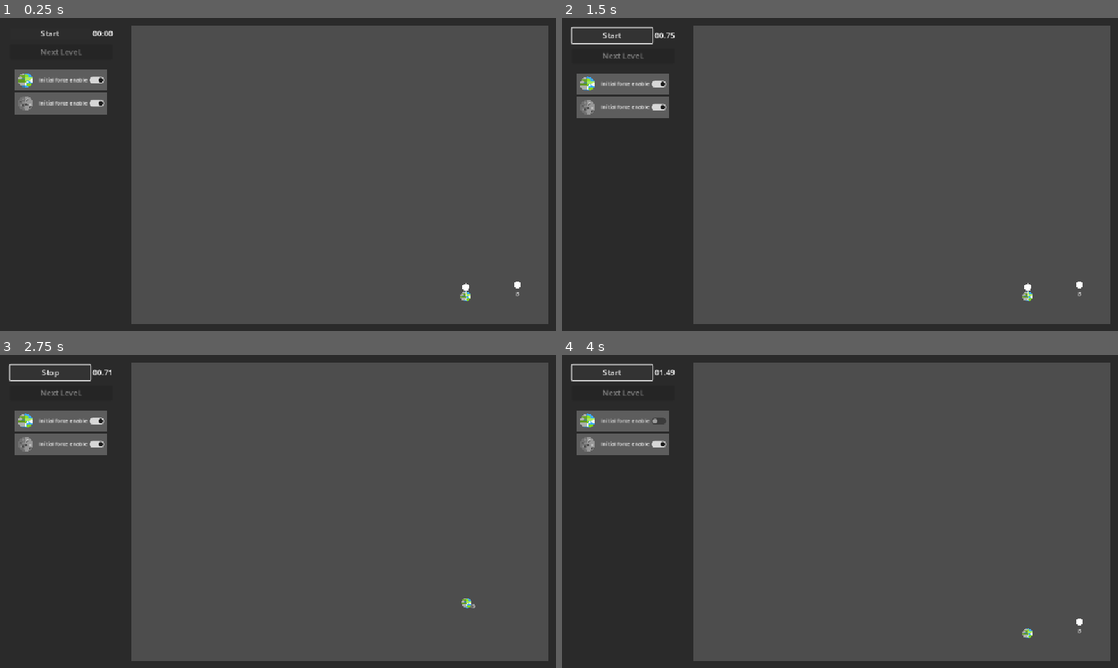
Above: before the commit, frames 1-4 (two rows, left to right).
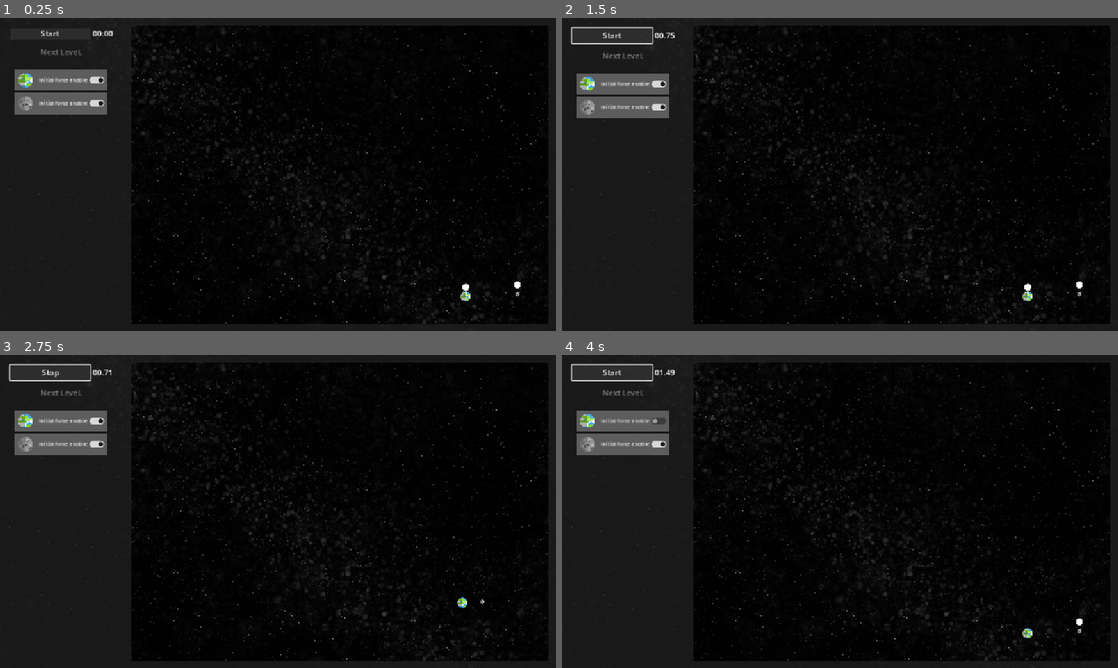
Above: after the commit, the same moments.

Repository: Ahmed-Dardouri/GMTK_prototype_orbits
Game: Godot game, scene res://scenes/game.tscn
The game is run twice, just before and just after one commit, with the same random seed, the same clock (stepped at 60 frames per second) and the same inputs.
Inputs:
- Up to frame 1 (0.25 s): no input
- Up to frame 2 (1.5 s): click "Start" at 0.5 s; click "Stop" at 1.25 s
- Up to frame 3 (2.75 s): click "Start" at 2 s
- Up to frame 4 (4 s): click "Initial force enable" at 2.75 s; click "Stop" at 3.5 s

The runs differ from the first frame. In frame 1, 71% of the frame differs, in the area x 23-99%, y 2-98%; in frame 2, 71%; in frame 3, 71%; in frame 4, 71%.

Commit message:
made buttons slightly bigger, reduced gravity, removed level skip bug

Diff:
--- a/scenes/game.tscn
+++ b/scenes/game.tscn
@@ -1,7 +1,8 @@
-[gd_scene load_steps=14 format=3 uid="uid://nv3u186nb4he"]
+[gd_scene load_steps=15 format=3 uid="uid://nv3u186nb4he"]
 
 [ext_resource type="Script" uid="uid://bh5gta28e0jtv" path="res://scripts/game.gd" id="1_lbhrr"]
 [ext_resource type="PackedScene" uid="uid://24polbbpucqr" path="res://scenes/god.tscn" id="1_uwrxv"]
+[ext_resource type="Texture2D" uid="uid://07vqoou0dslv" path="res://sprites/milkyway.png" id="2_trtic"]
 [ext_resource type="PackedScene" uid="uid://c06jwjeyv0hph" path="res://scenes/ui.tscn" id="2_yqjtg"]
 [ext_resource type="PackedScene" uid="uid://c1nj17se20hhx" path="res://scenes/sandbox.tscn" id="3_lnu2h"]
 [ext_resource type="PackedScene" uid="uid://cc7y8lj4rpjev" path="res://scenes/celestialBody.tscn" id="5_u5sy4"]
@@ -16,6 +17,11 @@
 
 [node name="Game" type="Node"]
 script = ExtResource("1_lbhrr")
+
+[node name="Milkyway" type="Sprite2D" parent="."]
+position = Vector2(2, -13)
+scale = Vector2(0.335, 0.335)
+texture = ExtResource("2_trtic")
 
 [node name="sandbox" parent="." instance=ExtResource("3_lnu2h")]
 unique_name_in_owner = true
--- a/scripts/game.gd
+++ b/scripts/game.gd
@@ -70,7 +70,6 @@
 		level += 1
 
 func connect_ui_signals():
-	ui.timer_passed.connect(pass_level)
 	ui.next_level_request.connect(load_next_level)
 
 func connect_god_signals():
@@ -84,6 +83,7 @@
 	ui.reset_simulation()
 
 func load_next_level():
+	pass_level()
 	start_level()
 
 
--- a/scripts/god.gd
+++ b/scripts/god.gd
@@ -4,7 +4,7 @@
 signal simulation_started
 
 @onready var god = $"."
-const GRAVITY = 350
+const GRAVITY = 200
 var simulation_ongoing := false
 # Called when the node enters the scene tree for the first time.
 func _ready() -> void:
--- a/scripts/ui.gd
+++ b/scripts/ui.gd
@@ -1,6 +1,5 @@
 extends Control
 
-signal timer_passed
 signal next_level_request
 
 
@@ -88,7 +87,6 @@
 
 func check_timer() -> void:
 	if counter_value > COUNTER_WIN_CON && timer_sigmal_emitted == false:
-		emit_signal("timer_passed")
 		timer_sigmal_emitted = true
 		counter_label.add_theme_color_override("font_color", Color.GREEN)
 		next_lvl.disabled = false
Binary file added: sprites/milkyway.png
Not shown, added: sprites/milkyway.png.import
